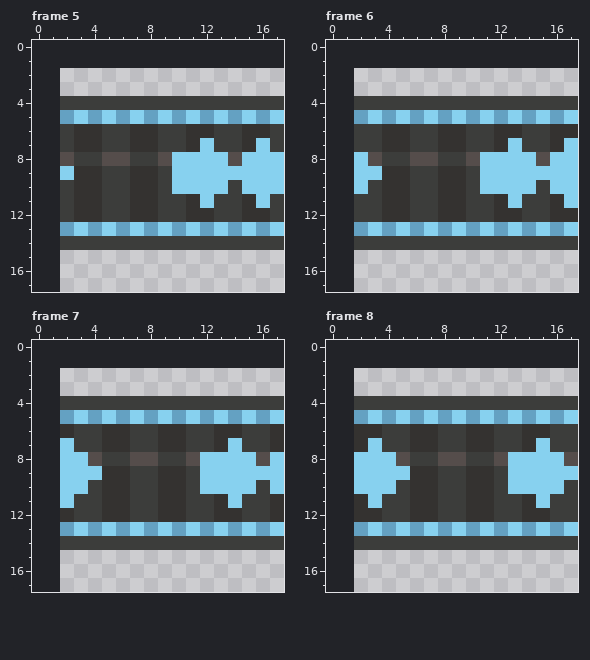
File history of a pixel-art file, Assets/Art/MapObjects/ConveyorStraightFast.aseprite. This is how it looked before the edit.
16x16 pixels, 16 frames. Shown: frame 5, frame 6, frame 7, frame 8. The old version is drawn lined up with the new one, on the new canvas. The commit also changed other frames, which this record leaves out.
After the commit:
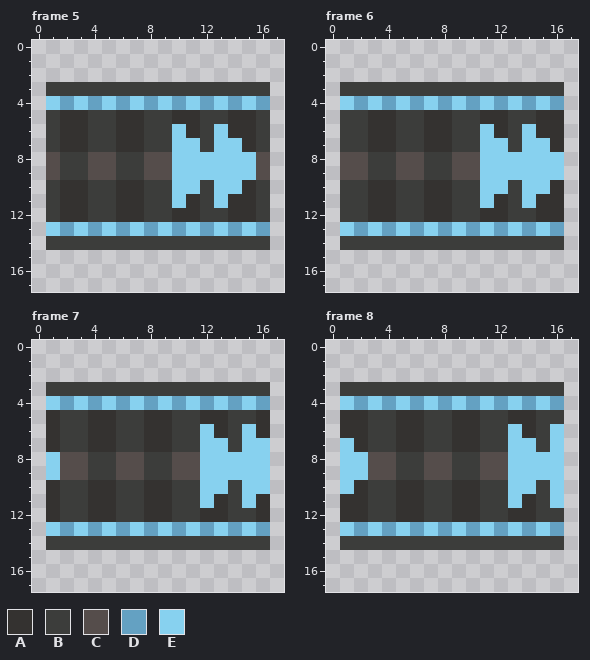
Palette (. is transparent): A #343230  B #3c3d3b  C #554d4b  D #64a1c2  E #87d1ef
Edits made:
canvas 16x16 -> 18x18, the old top-left corner now at 2,2
--- frame 5
@@ x 0..17 @@
  2 ..................
- 3 ..................
- 4 ..BBBBBBBBBBBBBBBB
- 5 ..DEDEDEDEDEDEDEDE
- 6 ..BAABBAABBAABBAAB
- 7 ..BAABBAABBAEBBAEB
- 8 ..CBBCCBBCEEEECEEE
- 9 ..EAABBAABEEEEEEEE
-10 ..BAABBAABEEEEBEEE
-11 ..BAABBAABBAEBBAEB
-12 ..BAABBAABBAABBAAB
-13 ..DEDEDEDEDEDEDEDE
-14 ..BBBBBBBBBBBBBBBB
+ 3 .BBBBBBBBBBBBBBBB.
+ 4 .EDEDEDEDEDEDEDED.
+ 5 .BAABBAABBAABBAAB.
+ 6 .BAABBAABBEABEAAB.
+ 7 .BAABBAABBEEBEEAB.
+ 8 .CBBCCBBCCEEEEEEC.
+ 9 .CBBCCBBCCEEEEEEC.
+10 .BAABBAABBEEBEEAB.
+11 .BAABBAABBEABEAAB.
+12 .BAABBAABBAABBAAB.
+13 .EDEDEDEDEDEDEDED.
+14 .BBBBBBBBBBBBBBBB.
 15 ..................
--- frame 6
@@ x 0..17 @@
  2 ..................
- 3 ..................
- 4 ..BBBBBBBBBBBBBBBB
- 5 ..DEDEDEDEDEDEDEDE
- 6 ..BBAABBAABBAABBAA
- 7 ..BBAABBAABBAEBBAE
- 8 ..ECBBCCBBCEEEECEE
- 9 ..EEAABBAABEEEEEEE
-10 ..EBAABBAABEEEEBEE
-11 ..BBAABBAABBAEBBAE
-12 ..BBAABBAABBAABBAA
-13 ..DEDEDEDEDEDEDEDE
-14 ..BBBBBBBBBBBBBBBB
+ 3 .BBBBBBBBBBBBBBBB.
+ 4 .EDEDEDEDEDEDEDED.
+ 5 .BBAABBAABBAABBAA.
+ 6 .BBAABBAABBEABEAA.
+ 7 .BBAABBAABBEEBEEA.
+ 8 .CCBBCCBBCCEEEEEE.
+ 9 .CCBBCCBBCCEEEEEE.
+10 .BBAABBAABBEEBEEA.
+11 .BBAABBAABBEABEAA.
+12 .BBAABBAABBAABBAA.
+13 .EDEDEDEDEDEDEDED.
+14 .BBBBBBBBBBBBBBBB.
 15 ..................
--- frame 7
@@ x 0..17 @@
  2 ..................
- 3 ..................
- 4 ..BBBBBBBBBBBBBBBB
- 5 ..DEDEDEDEDEDEDEDE
- 6 ..ABBAABBAABBAABBA
- 7 ..EBBAABBAABBAEBBA
- 8 ..EECBBCCBBCEEEECE
- 9 ..EEEAABBAABEEEEEE
-10 ..EEBAABBAABEEEEBE
-11 ..EBBAABBAABBAEBBA
-12 ..ABBAABBAABBAABBA
-13 ..DEDEDEDEDEDEDEDE
-14 ..BBBBBBBBBBBBBBBB
+ 3 .BBBBBBBBBBBBBBBB.
+ 4 .EDEDEDEDEDEDEDED.
+ 5 .ABBAABBAABBAABBA.
+ 6 .ABBAABBAABBEABEA.
+ 7 .ABBAABBAABBEEBEE.
+ 8 .ECCBBCCBBCCEEEEE.
+ 9 .ECCBBCCBBCCEEEEE.
+10 .ABBAABBAABBEEBEE.
+11 .ABBAABBAABBEABEA.
+12 .ABBAABBAABBAABBA.
+13 .EDEDEDEDEDEDEDED.
+14 .BBBBBBBBBBBBBBBB.
 15 ..................
--- frame 8
@@ x 0..17 @@
  2 ..................
- 3 ..................
- 4 ..BBBBBBBBBBBBBBBB
- 5 ..DEDEDEDEDEDEDEDE
- 6 ..AABBAABBAABBAABB
- 7 ..AEBBAABBAABBAEBB
- 8 ..EEECBBCCBBCEEEEC
- 9 ..EEEEAABBAABEEEEE
-10 ..EEEBAABBAABEEEEB
-11 ..AEBBAABBAABBAEBB
-12 ..AABBAABBAABBAABB
-13 ..DEDEDEDEDEDEDEDE
-14 ..BBBBBBBBBBBBBBBB
+ 3 .BBBBBBBBBBBBBBBB.
+ 4 .EDEDEDEDEDEDEDED.
+ 5 .AABBAABBAABBAABB.
+ 6 .AABBAABBAABBEABE.
+ 7 .EABBAABBAABBEEBE.
+ 8 .EECCBBCCBBCCEEEE.
+ 9 .EECCBBCCBBCCEEEE.
+10 .EABBAABBAABBEEBE.
+11 .AABBAABBAABBEABE.
+12 .AABBAABBAABBAABB.
+13 .EDEDEDEDEDEDEDED.
+14 .BBBBBBBBBBBBBBBB.
 15 ..................
Pixel boxes of the changes (left, top, right, bottom) in both pictures:
changed: (46, 82, 284, 250)
changed: (340, 82, 578, 250)
changed: (46, 382, 284, 550)
changed: (340, 382, 578, 550)
